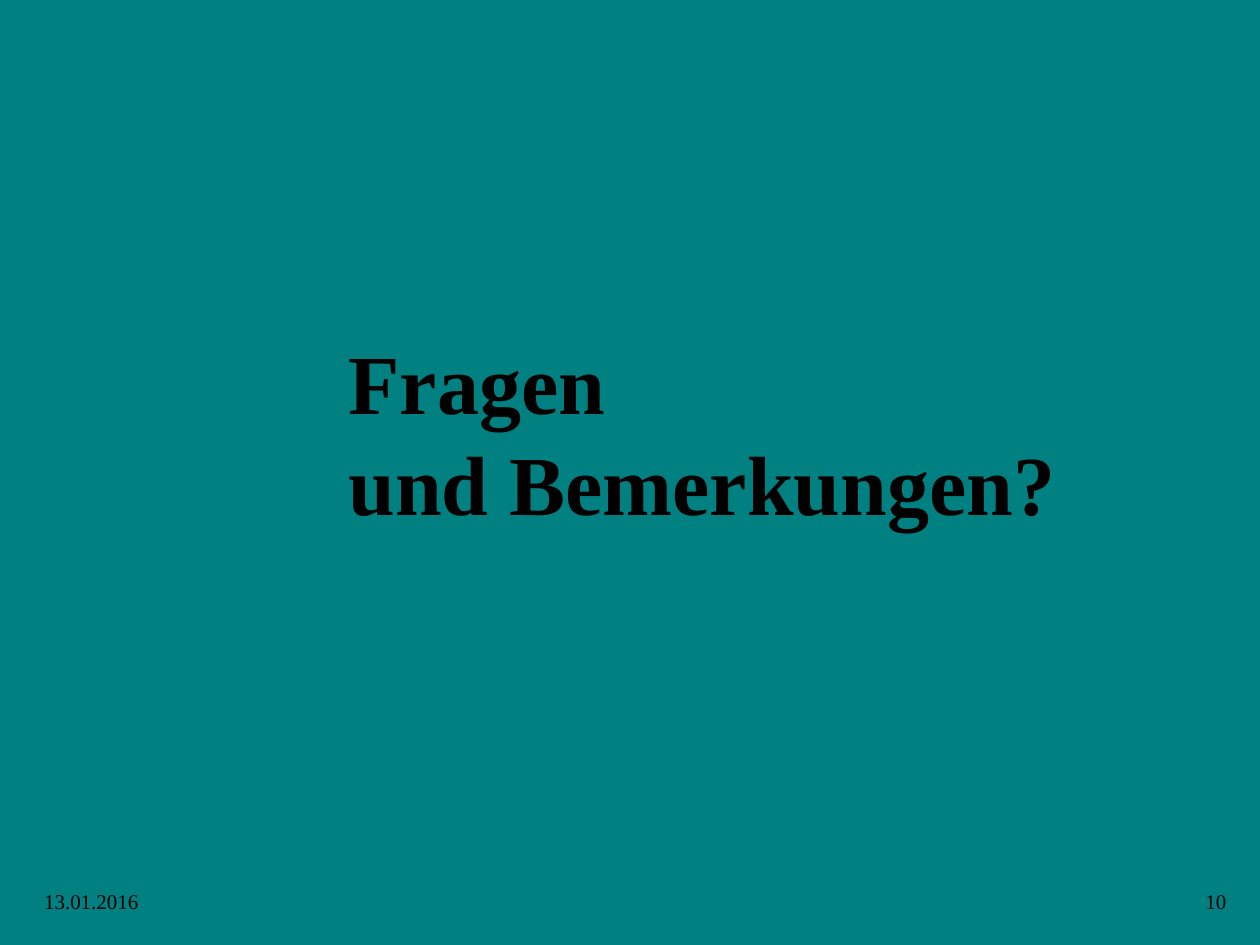
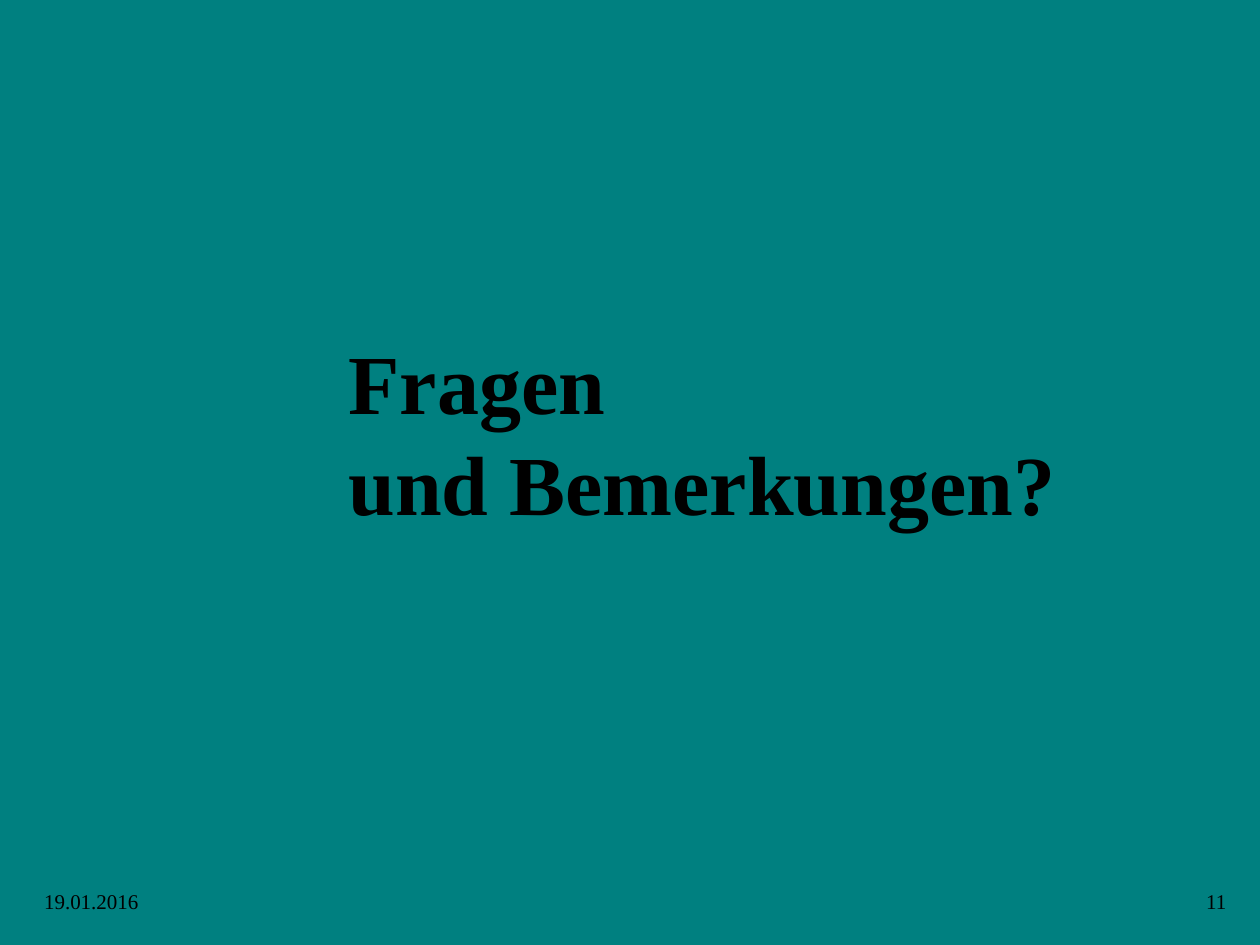
Before and after one commit to DominikRidder/RTSProjekt, a slide deck: slide 11 of docs/Präsentation/2D RTS-Spiel (Ancient Legends).pptx (slide 10 before the commit). Drawn at 1260x945 pixels with LibreOffice and Linux fonts; fonts in the diff are those of the drawing; background and template pictures are left out. Boxes give left, top, right and bottom in pixels: in the first picture for what was removed or moved away, otherwise in the second. Text is boxed around its words. In the diff, an @@ line names an element or a change of style, - is before the commit and + after.

```diff
--- a/docs/Präsentation/2D RTS-Spiel (Ancient Legends).pptx
+++ b/docs/Präsentation/2D RTS-Spiel (Ancient Legends).pptx
@@ text at box(44, 895, 138, 909): text changed @@
-13.01.2016
+19.01.2016
@@ page number at box(1206, 895, 1226, 909): text changed @@
-10
+11
```
Also in this commit, not shown: 10 other slides changed, 1 slide added.
